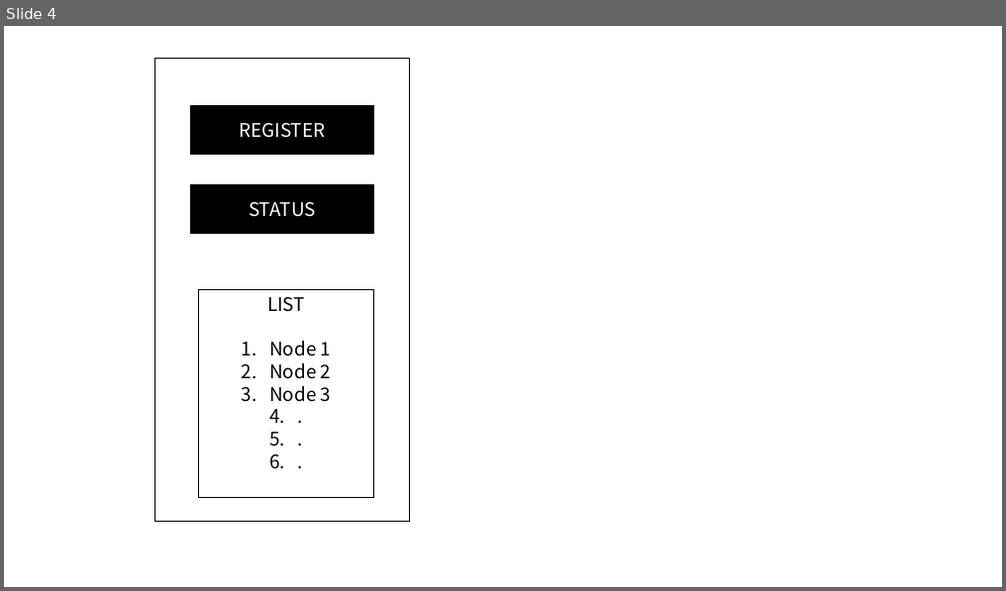
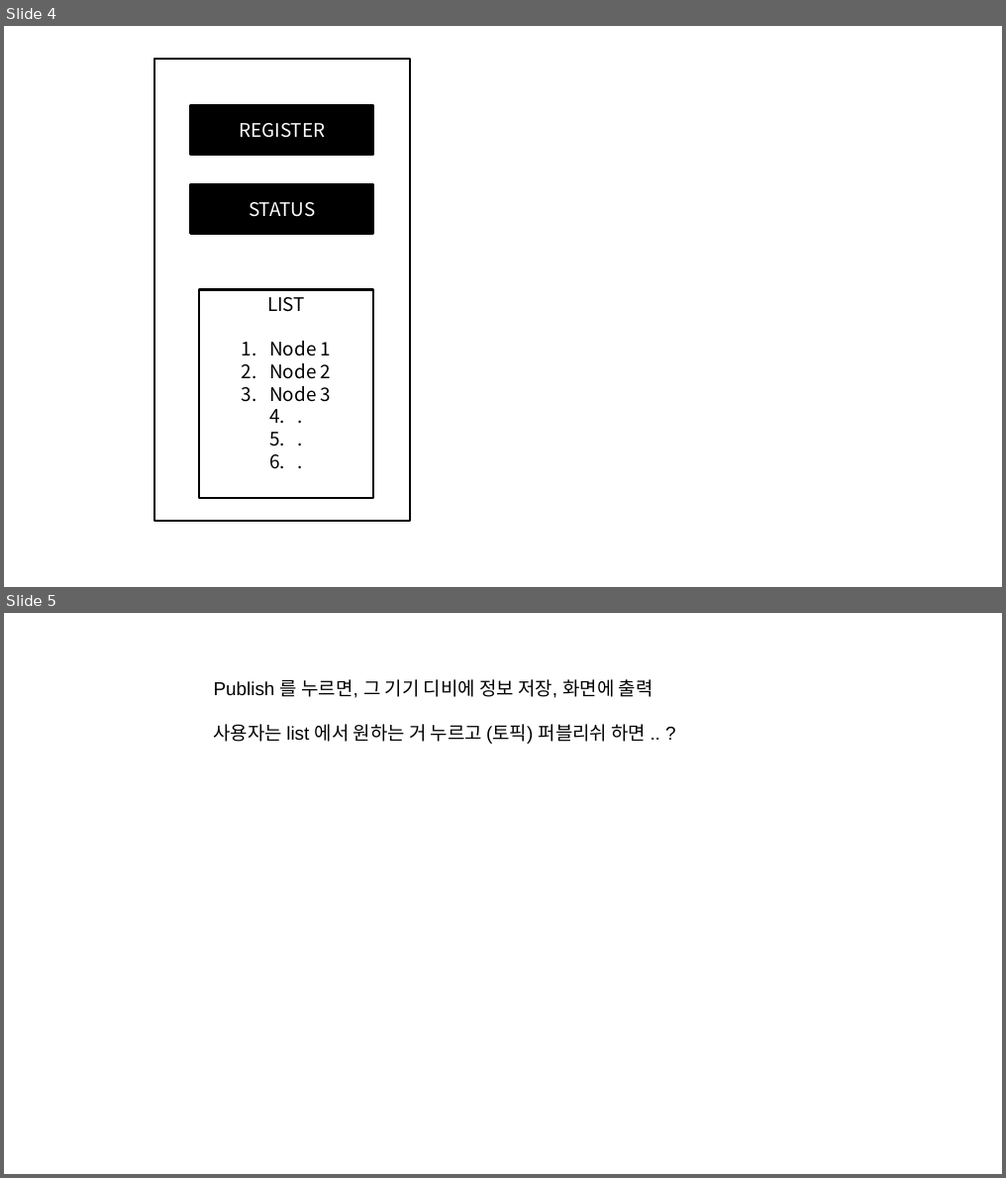
Before and after one commit to Mishuni/ochestration_for_docker, a slide deck: FiveStarts_app.pptx. Shown one above the other, each under a label of ours: slide 4 before the commit, slides 4 and 5 after it. The pictures are 1006x591 and 1006x1178 pixels, drawn with LibreOffice and Linux fonts; fonts in the diff are those of the drawing. Boxes give left, top, right and bottom in pixels: in the first picture for what was removed or moved away, otherwise in the second. Text is boxed around its words. In the diff, an @@ line names an element or a change of style, - is before the commit and + after.

```diff
--- a/FiveStarts_app.pptx
+++ b/FiveStarts_app.pptx
@@ slide 5 added at box(4, 613, 1002, 1174), background #FFFFFF @@
@@ text added at box(214, 679, 653, 744), 18 pt, text #000000 @@
+Publish 를 누르면, 그 기기 디비에 정보 저장, 화면에 출력
+사용자는 list 에서 원하는 거 누르고 (토픽) 퍼블리쉬 하면 .. ?
```
Also in this commit, not shown: 3 other slides changed, 1 slide removed, 4 other files.
